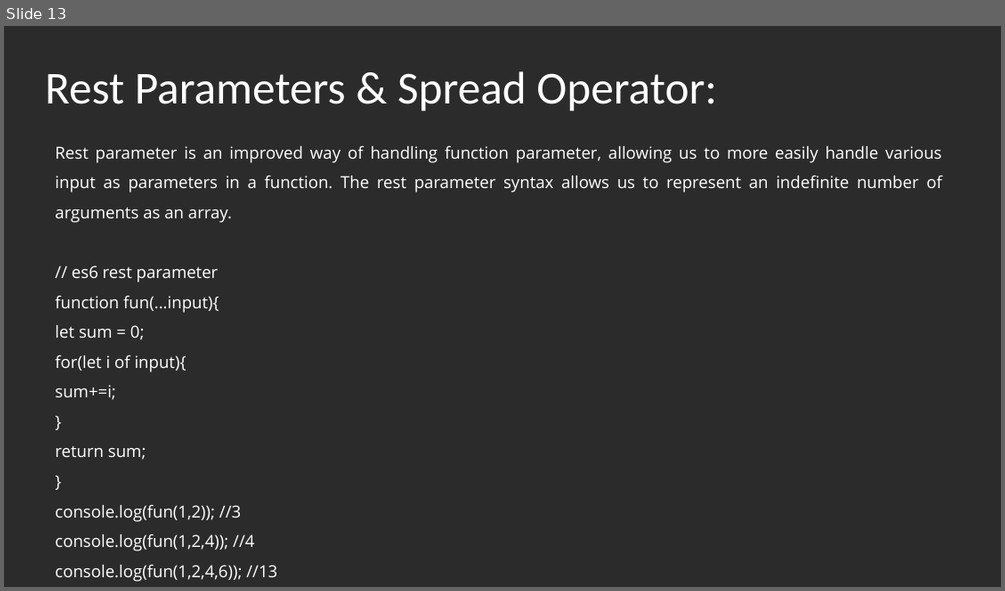
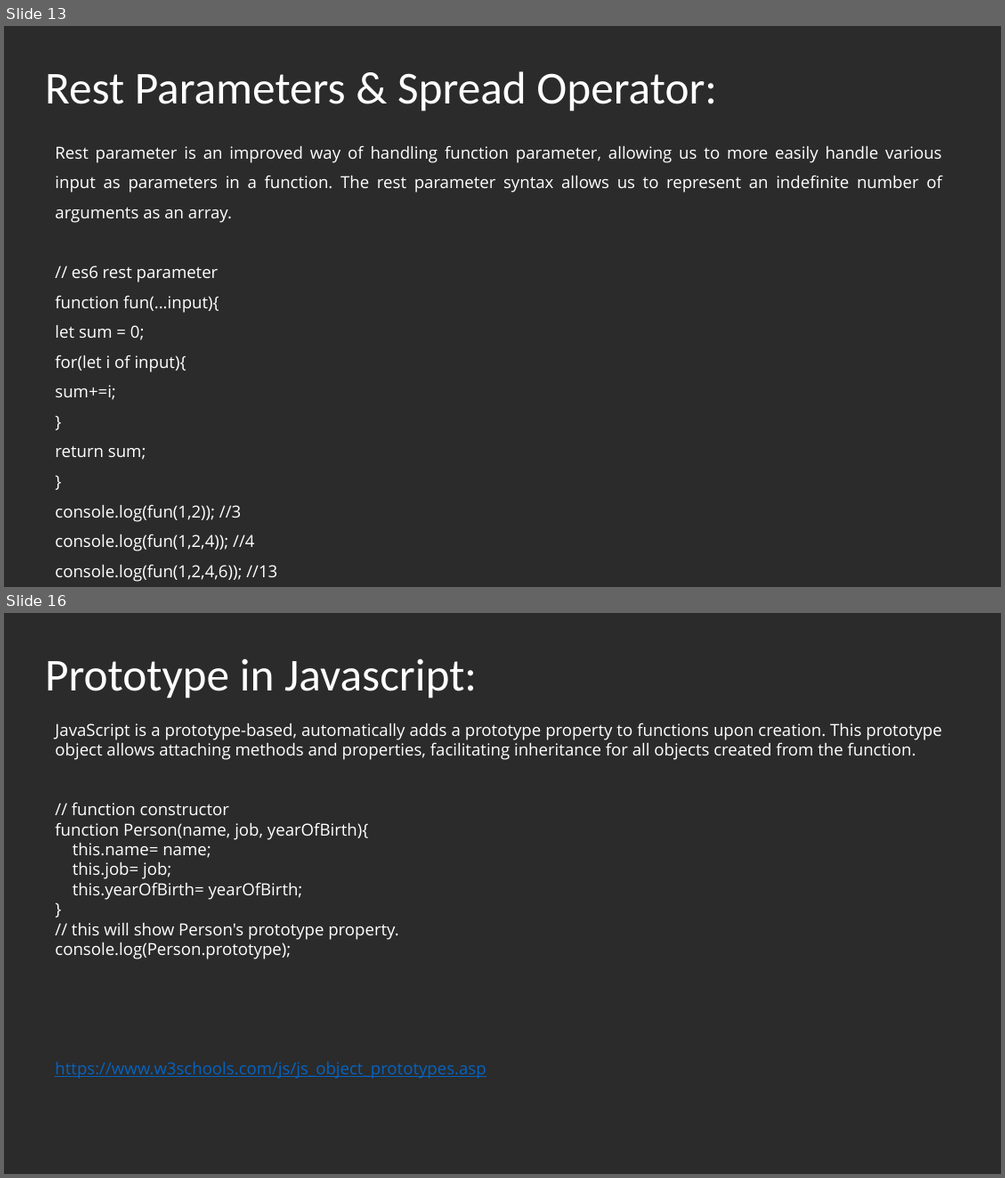
Before and after one commit to srinivasVelamala/HTML5AdvJSReact, a slide deck: AdvanceJSandTS/AdvJSandTS.pptx. Shown one above the other, each under a label of ours: slide 13 before the commit, slides 13 and 16 after it; the slides between them are not shown. The pictures are 1005x591 and 1005x1178 pixels, drawn with LibreOffice and Linux fonts; fonts in the diff are those of the drawing; background and template pictures are left out; a plain dark background stands for a picture behind light text. Boxes give left, top, right and bottom in pixels: in the first picture for what was removed or moved away, otherwise in the second. Text is boxed around its words. In the diff, an @@ line names an element or a change of style, - is before the commit and + after.

```diff
--- a/AdvanceJSandTS/AdvJSandTS.pptx
+++ b/AdvanceJSandTS/AdvJSandTS.pptx
@@ slide 16 added at bbox=[4, 613, 1001, 1174], background picture (left out) @@
@@ text added at bbox=[45, 658, 477, 698], 44 pt, text #FFFFFF @@
+Prototype in Javascript:
@@ text added at bbox=[55, 722, 941, 1078], 16 pt, text #FFFFFF @@
+JavaScript is a prototype-based, automatically adds a prototype property to functions upon creation. This prototype object allows attaching methods and properties, facilitating inheritance for all objects created from the function.
+// function constructor
+function Person(name, job, yearOfBirth){
+this.name= name;
+this.job= job;
+this.yearOfBirth= yearOfBirth;
+}
+// this will show Person's prototype property.
+console.log(Person.prototype);
+https://www.w3schools.com/js/js_object_prototypes.asp
```
Also in this commit, not shown: 3 slides changed, 1 other slide added, 6 other files.
